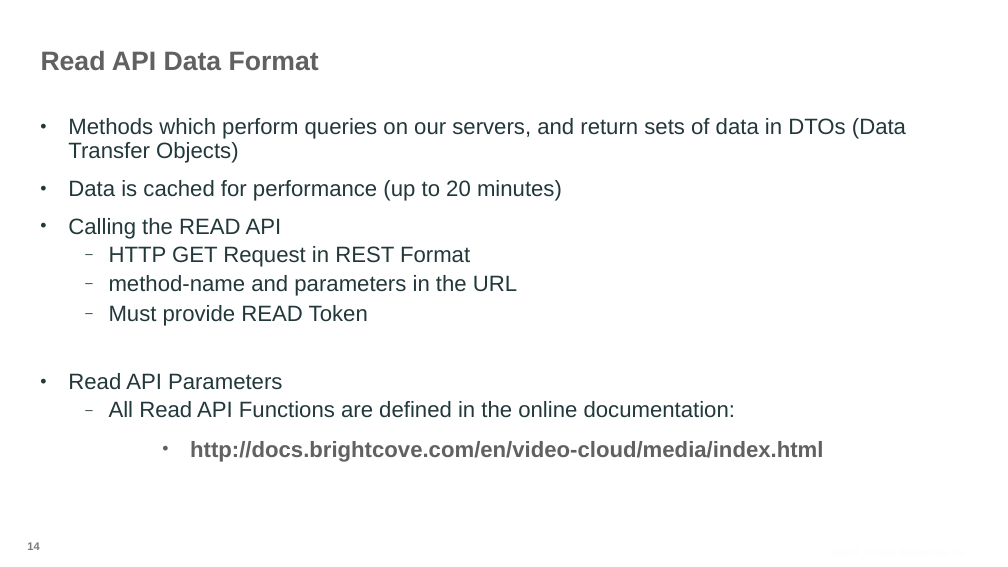
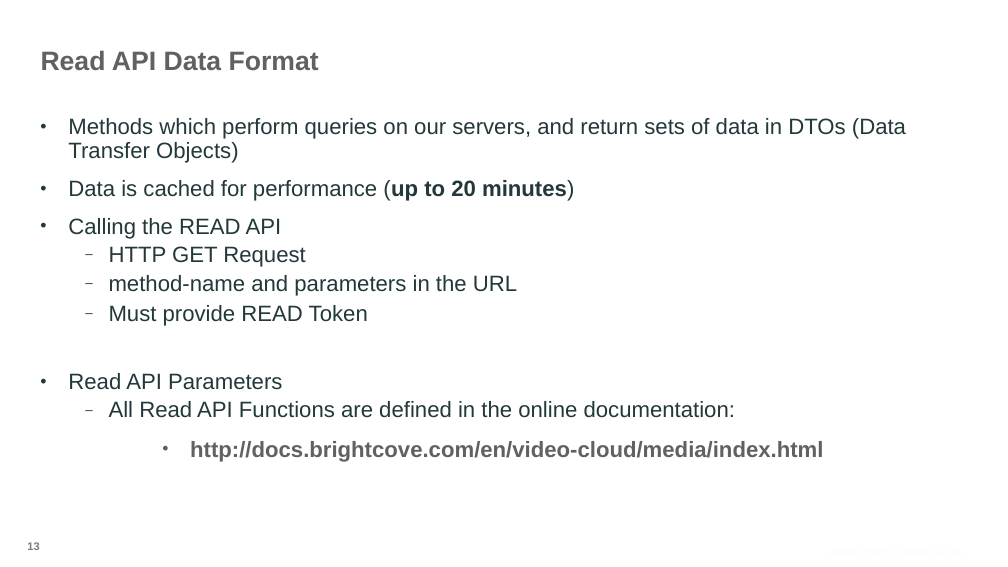
Before and after one commit to BrightcoveLearning/VideoCloudMediaAPI, a slide deck: slide 13 of Slides/Developing-with-the-Media-API-Aug-2013.ppt (slide 14 before the commit). Drawn at 1008x567 pixels with LibreOffice and Linux fonts; fonts in the diff are those of the drawing; background and template pictures are left out. Boxes give left, top, right and bottom in pixels: in the first picture for what was removed or moved away, otherwise in the second. Text is boxed around its words. In the diff, an @@ line names an element or a change of style, - is before the commit and + after.

```diff
--- a/Slides/Developing-with-the-Media-API-Aug-2013.ppt
+++ b/Slides/Developing-with-the-Media-API-Aug-2013.ppt
@@ text at (68, 180, 575, 201): bold on in "(up to 20 minutes)" @@
@@ text at (109, 246, 305, 267): text changed @@
-  – HTTP GET Request in REST Format
+  – HTTP GET Request
@@ page number at (27, 542, 39, 550): text changed @@
-14
+13
```
Also in this commit, not shown: 5 other slides changed, 1 slide removed, 3 other files.
